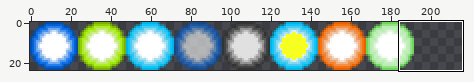
A sprite sheet gets an edit: media/bolt.png. The picture above shows the old version from afar; the outline marks the close-up.
Close-up. Before the edit:
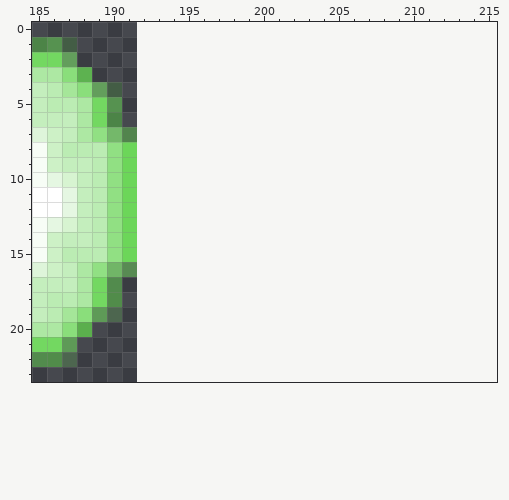
The file is 192x24 pixels. Pixels under 10% opacity are left out. Colours within 5 levels of each other are drawn and written as one. Shown: x 185..215, y 0..23. The old version is drawn lined up with the new one, on the new canvas.
Now the later version:
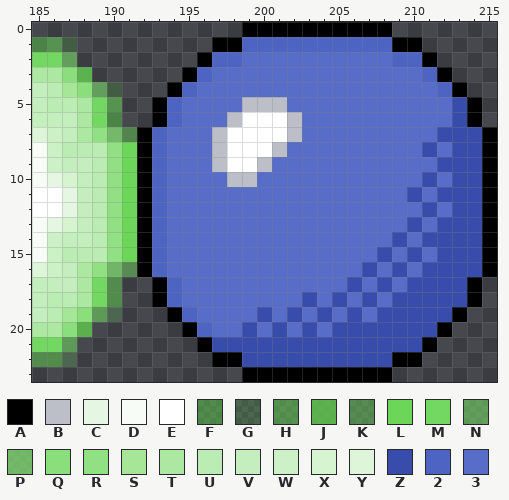
Palette (. is transparent): A #000000  B #bdbfc8  C #e5f7e2  D #f7fdf6  E #ffffff  F #60d34c7a  G #65d45137  H #65d45186  J #65d451c1  K #6cd65978  L #6cd659  M #73d861  N #77d96698  P #84dd74bf  Q #8ade7b  R #91e083  S #a5e699  T #ade8a3  U #bbecb3  V #c4eebd  W #cdf1c6  X #d7f4d1  Y #def5da  Z #384dab  2 #4e64c3  3 #586dc8
Edits made:
{"change": "canvas 192x24 -> 216x24"}
{"y":0,"x":199,"old":"..........","new":"AAAAAAAAAA"}
{"y":1,"x":197,"old":"..............","new":"AA2222222222AA"}
{"y":2,"x":196,"old":"................","new":"A22333333333322A"}
{"y":3,"x":195,"old":"..................","new":"A2333333333333332A"}
{"y":4,"x":194,"old":"....................","new":"A233333333333333332A"}
{"y":5,"x":193,"old":"......................","new":"A23333BBB33333333333ZA"}
{"y":6,"x":193,"old":"......................","new":"A2333BEEEB3333333333ZA"}
{"y":7,"x":192,"old":"........................","new":"A2333BEEEEB333333333ZZZA"}
{"y":8,"x":192,"old":"........................","new":"A2333BEEEB333333333Z3ZZA"}
{"y":9,"x":192,"old":"........................","new":"A2333BEEB33333333333ZZZA"}
{"y":10,"x":192,"old":"........................","new":"A23333BB33333333333Z3ZZA"}
{"y":11,"x":192,"old":"........................","new":"A23333333333333333Z3ZZZA"}
{"y":12,"x":192,"old":"........................","new":"A233333333333333333Z3ZZA"}
{"y":13,"x":192,"old":"........................","new":"A23333333333333333Z3ZZZA"}
{"y":14,"x":192,"old":"........................","new":"A2333333333333333Z3ZZZZA"}
{"y":15,"x":192,"old":"........................","new":"A233333333333333Z3Z3ZZZA"}
{"y":16,"x":192,"old":"........................","new":"A23333333333333Z3Z3ZZZZA"}
{"y":17,"x":193,"old":"......................","new":"A233333333333Z3Z3ZZZZA"}
{"y":18,"x":193,"old":"......................","new":"A233333333Z3Z3Z3ZZZZZA"}
{"y":19,"x":194,"old":"....................","new":"A23333Z3Z3Z3Z3ZZZZZA"}
{"y":20,"x":195,"old":"..................","new":"A233Z3Z3Z3ZZZZZZZA"}
{"y":21,"x":196,"old":"................","new":"AZZZZZZZZZZZZZZA"}
{"y":22,"x":197,"old":"..............","new":"AAZZZZZZZZZZAA"}
{"y":23,"x":199,"old":"..........","new":"AAAAAAAAAA"}
{"label":"added","picture_box":[137,22,497,382]}
